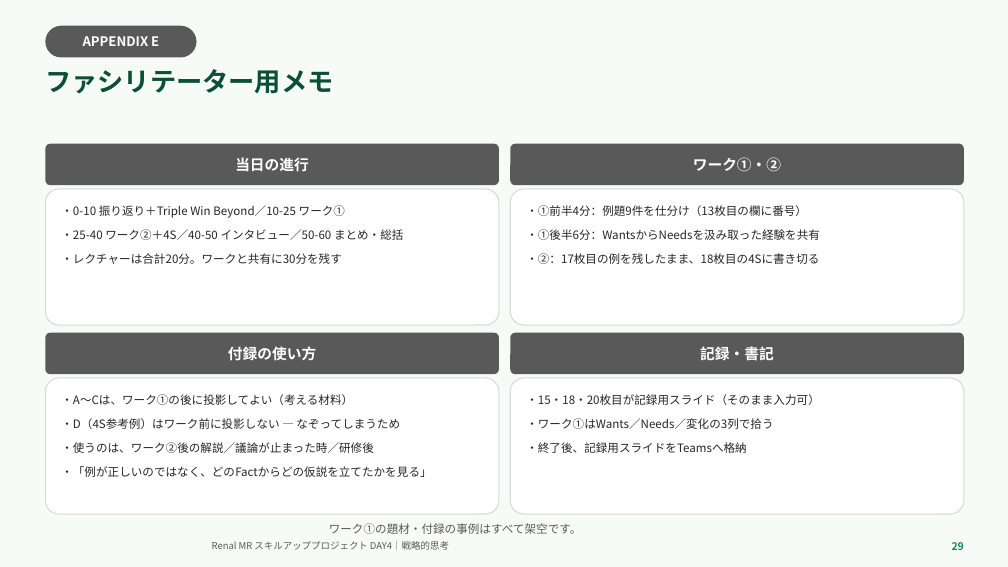
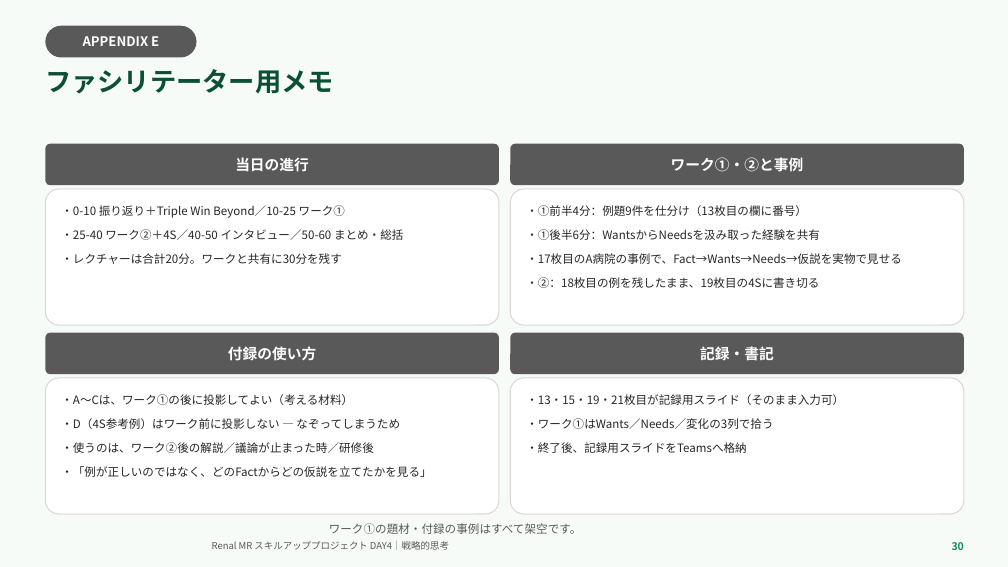
Before and after one commit to TAKUYA-1187/Claude, a slide deck: slide 30 of novartis_training/DAY4_ちょっと分かるだけで世界が変わる.pptx (slide 29 before the commit). Drawn at 1008x567 pixels with LibreOffice and Linux fonts; fonts in the diff are those of the drawing; background and template pictures are left out. Boxes give left, top, right and bottom in pixels: in the first picture for what was removed or moved away, otherwise in the second. Text is boxed around its words. In the diff, an @@ line names an element or a change of style, - is before the commit and + after.

```diff
--- a/novartis_training/DAY4_ちょっと分かるだけで世界が変わる.pptx
+++ b/novartis_training/DAY4_ちょっと分かるだけで世界が変わる.pptx
@@ text in rounded rectangle at (671, 157, 804, 172): text changed @@
-ワーク①・②
+ワーク①・②と事例
@@ text in rounded rectangle at (526, 253, 902, 288): text changed @@
-・②：17枚目の例を残したまま、18枚目の4Sに書き切る
+・17枚目のA病院の事例で、Fact→Wants→Needs→仮説を実物で見せる
+・②：18枚目の例を残したまま、19枚目の4Sに書き切る
@@ text in rounded rectangle at (526, 394, 844, 405): text changed @@
-・15・18・20枚目が記録用スライド（そのまま入力可）
+・13・15・19・21枚目が記録用スライド（そのまま入力可）
```
Also in this commit, not shown: 12 other slides changed, 1 slide added, 2 other files.
